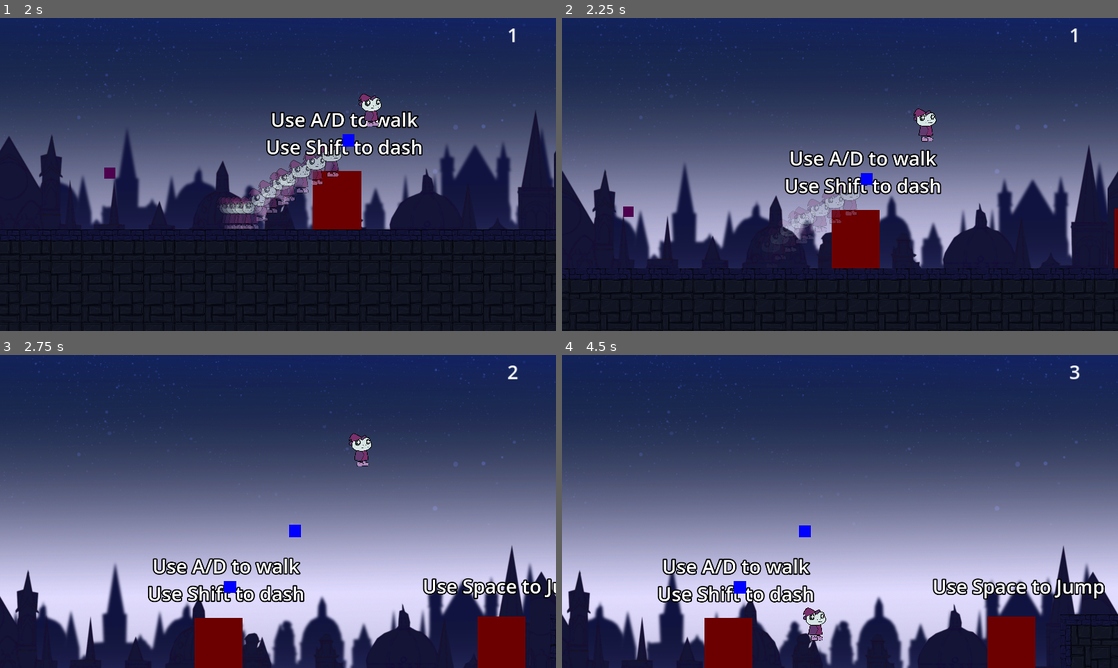
Above: before the commit, frames 1-4 (two rows, left to right).
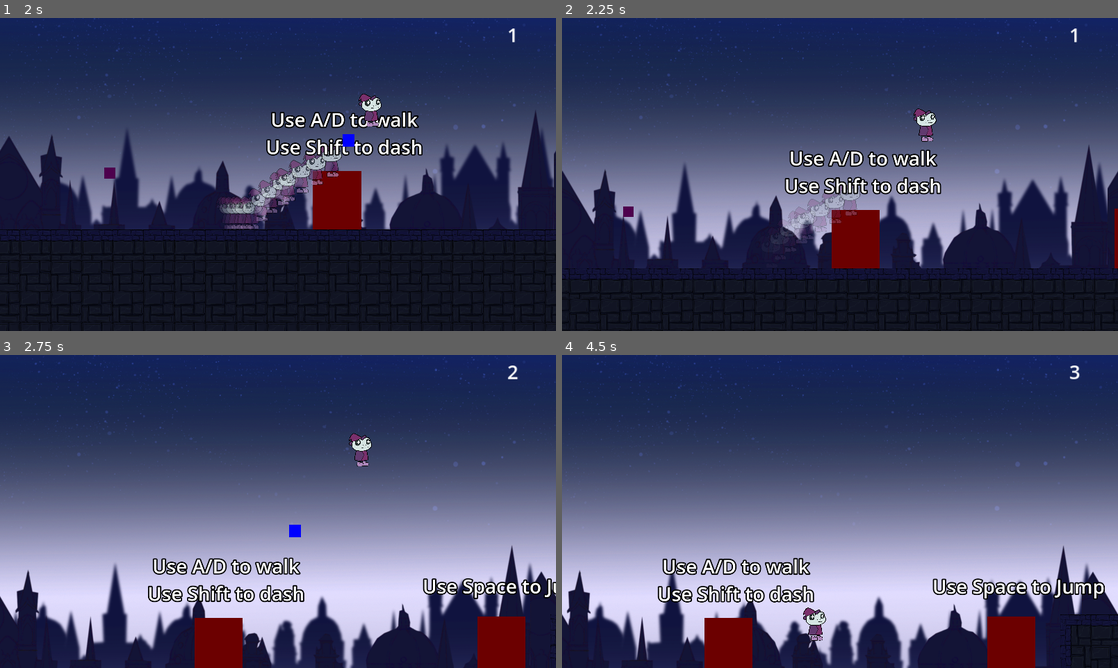
Above: after the commit, the same moments.

Repository: DerBrotDoktor/Frogoth
Game: Godot game, scene res://scenes/main/main.tscn
The game is run twice, just before and just after one commit, with the same random seed, the same clock (stepped at 60 frames per second) and the same inputs.
Inputs:
- Up to frame 1 (2 s): click "Start" at 0.5 s; hold D (right) from 1.28 s (still down); tap Shift (dash) at 1.35 s; tap Space (jump) at 1.52, 1.82 s; tap F (discrad_shape) at 1.55 s
- Up to frame 2 (2.25 s): keep holding D (right); tap F (discrad_shape) at 2.1 s
- Up to frame 3 (2.75 s): keep holding D (right); tap Space (jump) at 2.27, 2.3, 2.57 s
- Up to frame 4 (4.5 s): release D (right) at 2.78 s; hold A (left) 2.78-3.53 s; hold Space (jump) 2.78-3.53 s; tap Shift (dash) at 3.05, 3.6 s; hold D (right) from 3.53 s (still down); tap Space (jump) at 3.77, 4.07 s; tap F (discrad_shape) at 3.8, 4.35 s; hold Space (jump) from 4.28 s (still down)

Frame 1 is identical in both runs. In frame 2, less than 0.1% of the frame differs, in the area x 53-56%, y 49-54%; in frame 3, less than 0.1%; in frame 4, 0.2%, in the area x 30-45%, y 54-77%.

Commit message:
Added: finishing shape at every point in shape
--HG--
branch : NewOrbJump

Diff:
--- a/scenes/kill_shape/kill_shape.gd
+++ b/scenes/kill_shape/kill_shape.gd
@@ -8,7 +8,12 @@
 	point_positions.append(point.position)
 	$Outline.points = point_positions
 
-func finish_shape():
+func finish_shape(new_points):
+	$Outline.points = []
+	point_positions = []
+	points = []
+	for point in new_points:
+		add_point(point)
 	$Outline.closed = true
 	$PolygonSprite.polygon = point_positions
 	$KillArea/KillAreaCollision.polygon = point_positions
@@ -16,8 +21,8 @@
 
 func delete_shape():
 	for point in points:
-		if point:
-			point.is_in_shape = false
+		if point.has_method("delete_point"):
+			point.delete_point()
 	queue_free()
 
 func _on_delete_timer_timeout():
--- a/scenes/main/bash_point_controller.gd
+++ b/scenes/main/bash_point_controller.gd
@@ -4,7 +4,7 @@
 
 @onready var shape_prefab = preload("res://scenes/kill_shape/kill_shape.tscn")
 
-var current_bash_points = []
+var current_points = []
 var current_shape
 
 func  _process(delta):
@@ -13,20 +13,22 @@
 	pass
 
 func check_point(point):
-	if current_bash_points.size() >= 3 and  current_bash_points[0] == point:
-		create_shape()
-	elif not point.is_in_shape:
-		if current_bash_points.size() == 0 or current_shape == null:
+	if current_points.size() >= 3:
+		for p in range(current_points.size()):
+			if point == current_points[p]:
+				create_shape(p)
+				return
+		add_point(point)
+	else:
+		if current_points.size() == 0 or current_shape == null:
 			new_shape()
 		add_point(point)
-	else:
-		clear_shape()
 	pass
 
 func add_point(point):
-	current_bash_points.append(point)
+	current_points.append(point)
 	current_shape.add_point(point)
-	point.is_in_shape = true
+	#point.is_in_shape = true
 	pass
 
 func new_shape():
@@ -34,28 +36,33 @@
 	add_child(current_shape)
 	pass
 
-func create_shape():
-	current_shape.finish_shape()
+func create_shape(p):
+	var points = []
+	for i in range(p,current_points.size()):
+		points.append(current_points[i])
+	for point in current_points:
+		if point == points[0]:
+			break
+		else:
+			point.delete_point()
+	current_shape.finish_shape(points)
 	current_shape = null
-	current_bash_points = []
+	current_points = []
 	pass
 
 func clear_shape():
 	if current_shape:
 		current_shape.delete_shape()
 		current_shape = null
-		current_bash_points = []
+		current_points = []
 	pass
-
-func _on_player_enter_bash_point(bash_point):
-	print(bash_point)
-	check_point(bash_point)
-	pass
-
 
 func _on_player_player_died():
 	if current_shape:
 		current_shape.queue_free()
-		current_bash_points.clear()
+		current_points.clear()
 		current_shape = null
 	pass
+
+func _on_player_entered_orb(orb_position):
+	check_point(orb_position)
--- a/scenes/main/main.tscn
+++ b/scenes/main/main.tscn
@@ -69,5 +69,6 @@
 [connection signal="pause_game" from="Canvas/PauseMenu" to="." method="_on_pause_menu_pause_game"]
 [connection signal="restart_level" from="Canvas/PauseMenu" to="." method="_on_pause_menu_restart_level"]
 [connection signal="resume_game" from="Canvas/PauseMenu" to="." method="_on_pause_menu_resume_game"]
+[connection signal="entered_orb" from="Player" to="BashPointController" method="_on_player_entered_orb"]
 [connection signal="player_died" from="Player" to="." method="_on_player_player_died"]
 [connection signal="player_died" from="Player" to="BashPointController" method="_on_player_player_died"]
--- /dev/null
+++ b/scenes/orbs/temporary_orb.gd
@@ -0,0 +1,4 @@
+extends Area2D
+
+func delete_point():
+	queue_free()
--- a/scenes/orbs/temporary_orb.tscn
+++ b/scenes/orbs/temporary_orb.tscn
@@ -1,4 +1,6 @@
-[gd_scene load_steps=3 format=3 uid="uid://oe7s2tuyg2b7"]
+[gd_scene load_steps=4 format=3 uid="uid://oe7s2tuyg2b7"]
+
+[ext_resource type="Script" path="res://scenes/orbs/temporary_orb.gd" id="1_bb338"]
 
 [sub_resource type="PlaceholderTexture2D" id="PlaceholderTexture2D_18ryo"]
 size = Vector2(50, 50)
@@ -6,7 +8,8 @@
 [sub_resource type="CircleShape2D" id="CircleShape2D_60t3f"]
 radius = 40.0
 
-[node name="TemporaryOrb" type="Area2D"]
+[node name="TemporaryOrb" type="Area2D" groups=["temporary_orb"]]
+script = ExtResource("1_bb338")
 
 [node name="Sprite" type="Sprite2D" parent="."]
 modulate = Color(0, 0.384314, 1, 1)
--- a/scenes/player/player.gd
+++ b/scenes/player/player.gd
@@ -25,7 +25,7 @@
 var can_move = true
 var current_health
 var dash_direction
-var is_in_orb = false
+var current_orb
 #endregion
 
 func _ready():
@@ -72,7 +72,6 @@
 		velocity.y = min(velocity.y + dash_acceleration, dash_speed)
 	elif dash_direction.y < 0:
 		velocity.y = max(velocity.y - dash_acceleration, -dash_speed)
-	print(velocity)
 	pass
 
 func enable():
@@ -139,20 +138,20 @@
 
 func _on_trigger_area_area_entered(area):
 	if area.is_in_group("jump_point"):
-		print("point")
 		area.use_point()
 		can_jump = true
 		can_double_jump = true
 		can_tripple_jump = true
-		is_in_orb = true
+		current_orb = area
 	elif area.is_in_group("temporary_orb"):
-		is_in_orb = true
+		current_orb = area
+	print(current_orb)
 
 func _on_trigger_area_area_exited(area):
 	if area.is_in_group("jump_point"):
-		is_in_orb = false
-	elif area.is_in_group("jump_point"):
-		is_in_orb = false
+		current_orb = null
+	elif area.is_in_group("temporary_orb"):
+		current_orb = null
 
 func _on_trigger_area_body_entered(body):
 	if body.is_in_group("bullet"):
@@ -181,7 +180,6 @@
 	can_move = true
 
 func take_damage(damage):
-	print("damage", current_health)
 	if current_health > 1:
 		$Camera.shake()
 		$PlayerAnimation.play("hit_player_animation")
@@ -195,11 +193,13 @@
 func try_place_orb():
 	if is_on_floor():
 		return
-	elif not is_in_orb:
+	elif not current_orb:
 		place_temporary_orb(position)
+	elif current_orb:
+		entered_orb.emit(current_orb)
 
 func place_temporary_orb(pos):
 	var orb = temporary_orb_prefab.instantiate()
 	orb.position = pos
 	get_parent().add_child(orb)
-	entered_orb.emit(pos)
+	entered_orb.emit(orb)
